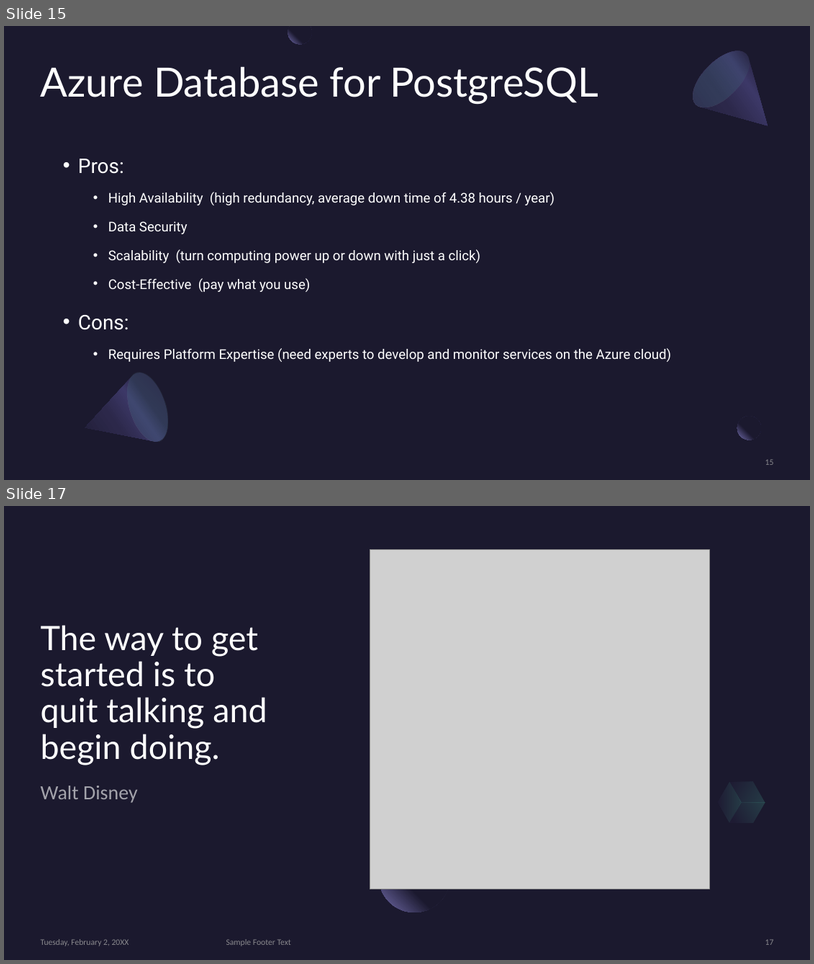
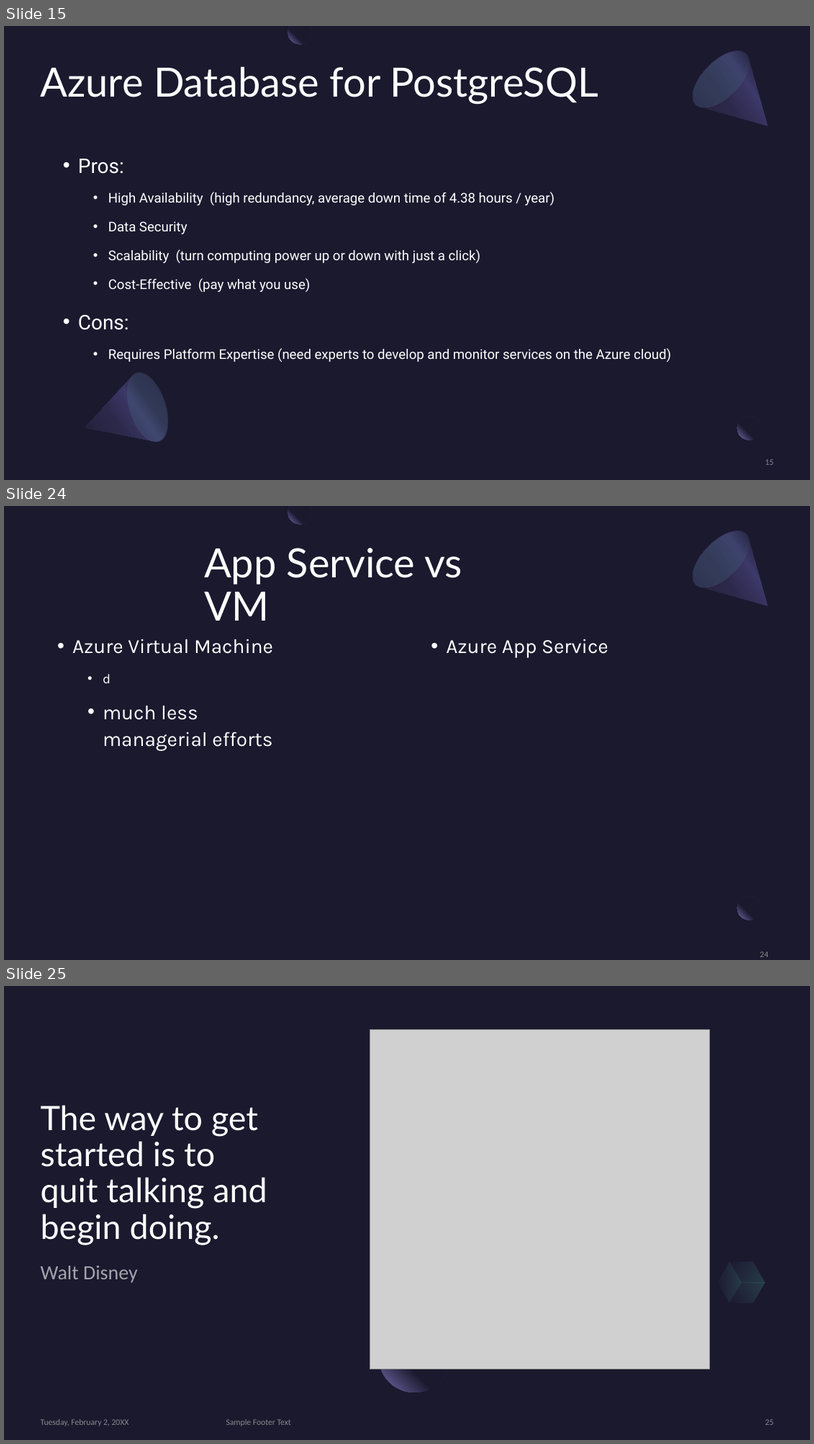
Before and after one commit to BrianChen0527/postgreSQL, a slide deck: MSFT_Azure/Microsoft Azure.pptx. Shown one above the other, each under a label of ours: slides 15 and 17 before the commit, slides 15, 24 and 25 after it; the slides between them are not shown. The pictures are 814x964 and 814x1444 pixels, drawn with LibreOffice and Linux fonts; fonts in the diff are those of the drawing; grey boxes stand for pictures. Boxes give left, top, right and bottom in pixels: in the first picture for what was removed or moved away, otherwise in the second. Text is boxed around its words. In the diff, an @@ line names an element or a change of style, - is before the commit and + after.

Commit message:
working on Azure presentation

```diff
--- a/MSFT_Azure/Microsoft Azure.pptx
+++ b/MSFT_Azure/Microsoft Azure.pptx
@@ slide 24 added at (4,506,810,960), background #1B192E; not listed: 2 template elements that a slide beside it also shows @@
@@ freeform shape added at (288,506,312,524), fill gradient #1B192E to #7771B2 @@
@@ freeform shape added at (684,521,793,631), fill gradient #2C284A to #3C3867 to #1B192E @@
@@ ellipse added at (684,521,759,597), fill gradient #454075 to #5BEFC1 @@
@@ title added at (204,548,463,620), 48 pt, text #FFFFFF @@
+App Service vs VM
@@ text added at (72,638,273,751), 24 pt, text #FFFFFF @@
+• Azure Virtual Machine
+  • d
+  • much less managerial efforts
@@ text added at (446,638,609,658), 24 pt, text #FFFFFF @@
+• Azure App Service
@@ page number added at (760,951,769,957), 10 pt, text #A6A6A6 at 80% opacity @@
+24
@@ what was slide 17 is now slide 25 @@
@@ page number at (766,1419,774,1424): text changed @@
-17
+25
```
Also in this commit, not shown: 2 slides changed, 8 other slides added, 1 slide removed, 1 other file.
